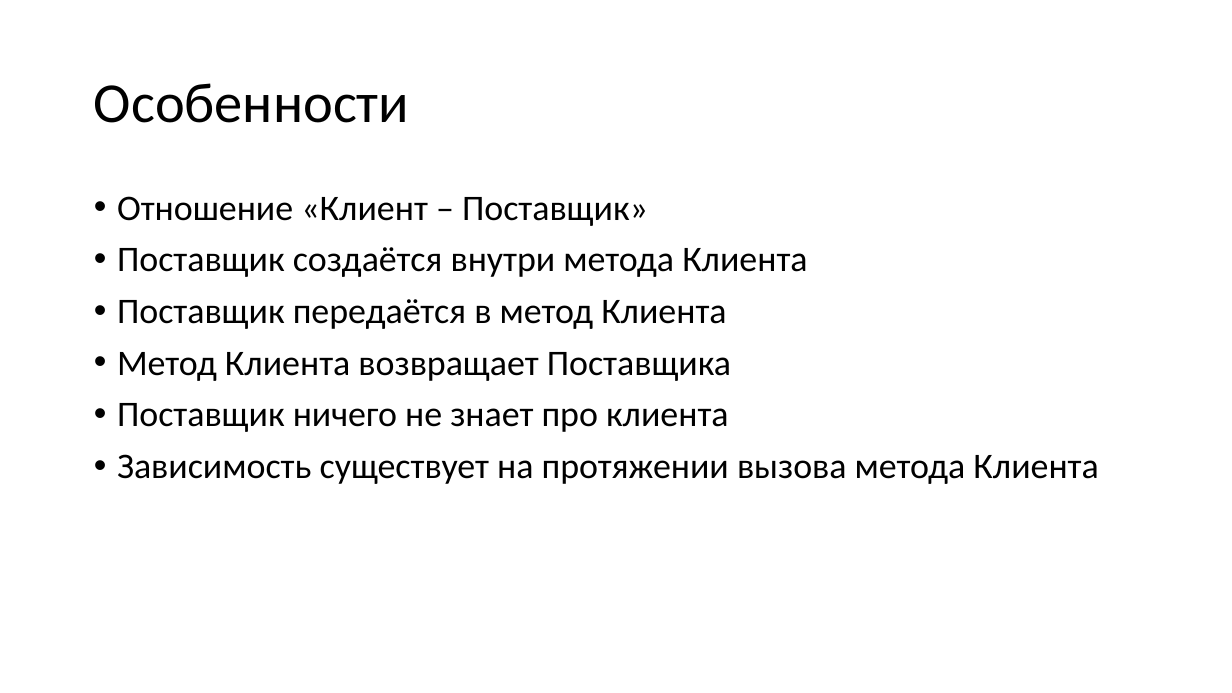
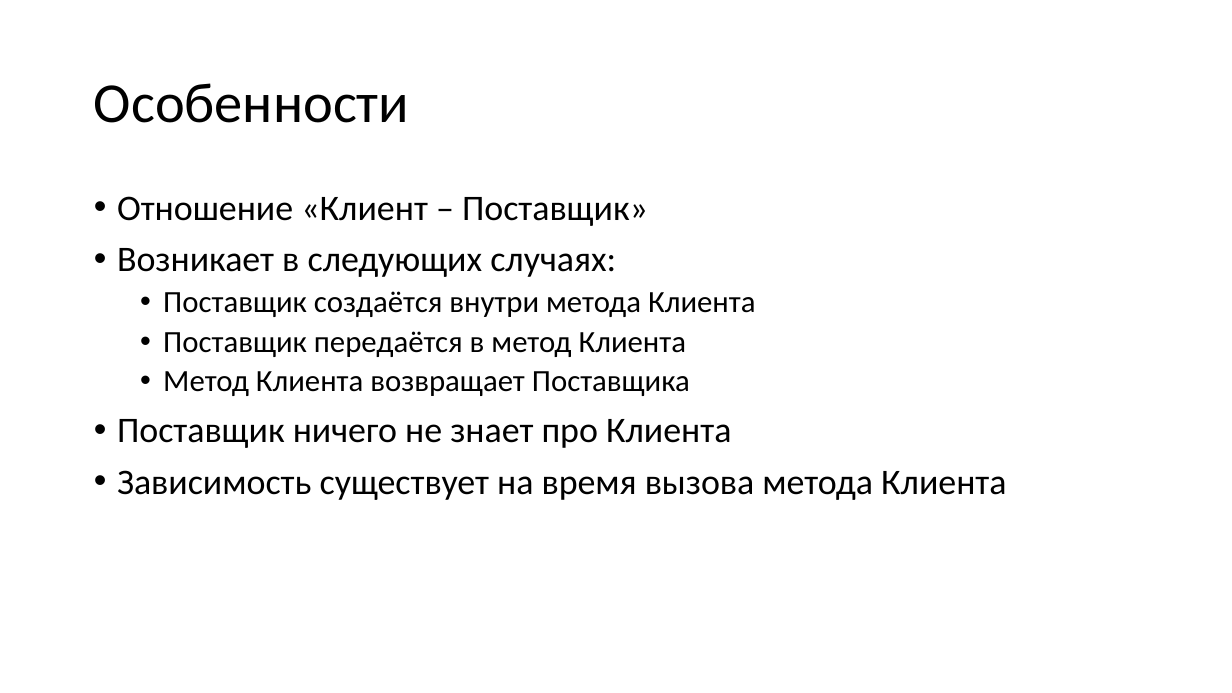
Before and after one commit to alexey-malov/oop, a slide deck: slide 17 of lectures/03/Виды отношений между классами.pptx (slide 15 before the commit). Drawn at 1232x693 pixels with LibreOffice and Linux fonts; fonts in the diff are those of the drawing. Boxes give left, top, right and bottom in pixels: in the first picture for what was removed or moved away, otherwise in the second. Text is boxed around its words. In the diff, an @@ line names an element or a change of style, - is before the commit and + after.

```diff
--- a/lectures/03/Виды отношений между классами.pptx
+++ b/lectures/03/Виды отношений между классами.pptx
@@ text at box(117, 248, 616, 277): paragraph added @@
+• Возникает в следующих случаях:
@@ text at box(163, 291, 756, 396): size 28 to 24 pt in "Поставщик создаётся внутри метода Клиента", "Поставщик передаётся в метод Клиента", "Метод Клиента возвращает Поставщика"; list level 1 to 2 in "Поставщик создаётся внутри метода Клиента"; list level 1 to 2 in "Поставщик передаётся в метод Клиента"; list level 1 to 2 in "Метод Клиента возвращает Поставщика" @@
@@ text at box(117, 419, 1006, 500): text changed @@
-• Поставщик ничего не знает про клиента
-• Зависимость существует на протяжении вызова метода Клиента
+• Поставщик ничего не знает про Клиента
+• Зависимость существует на время вызова метода Клиента
```
Also in this commit, not shown: 9 other slides changed, 2 slides added, 2 other files.
